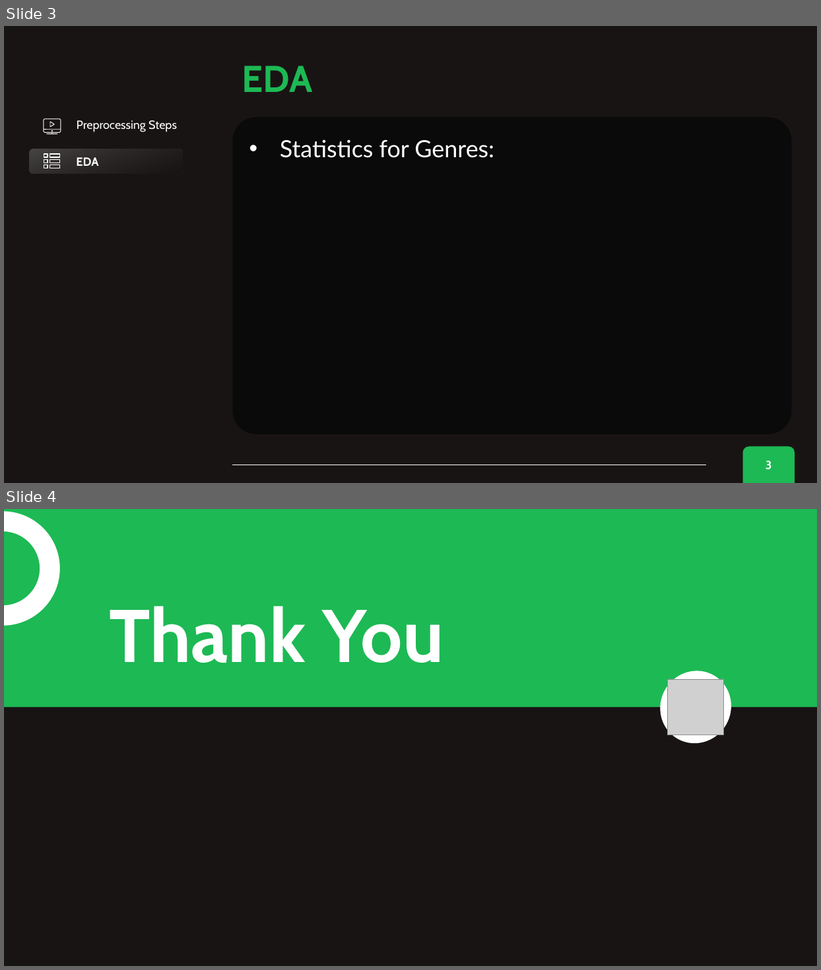
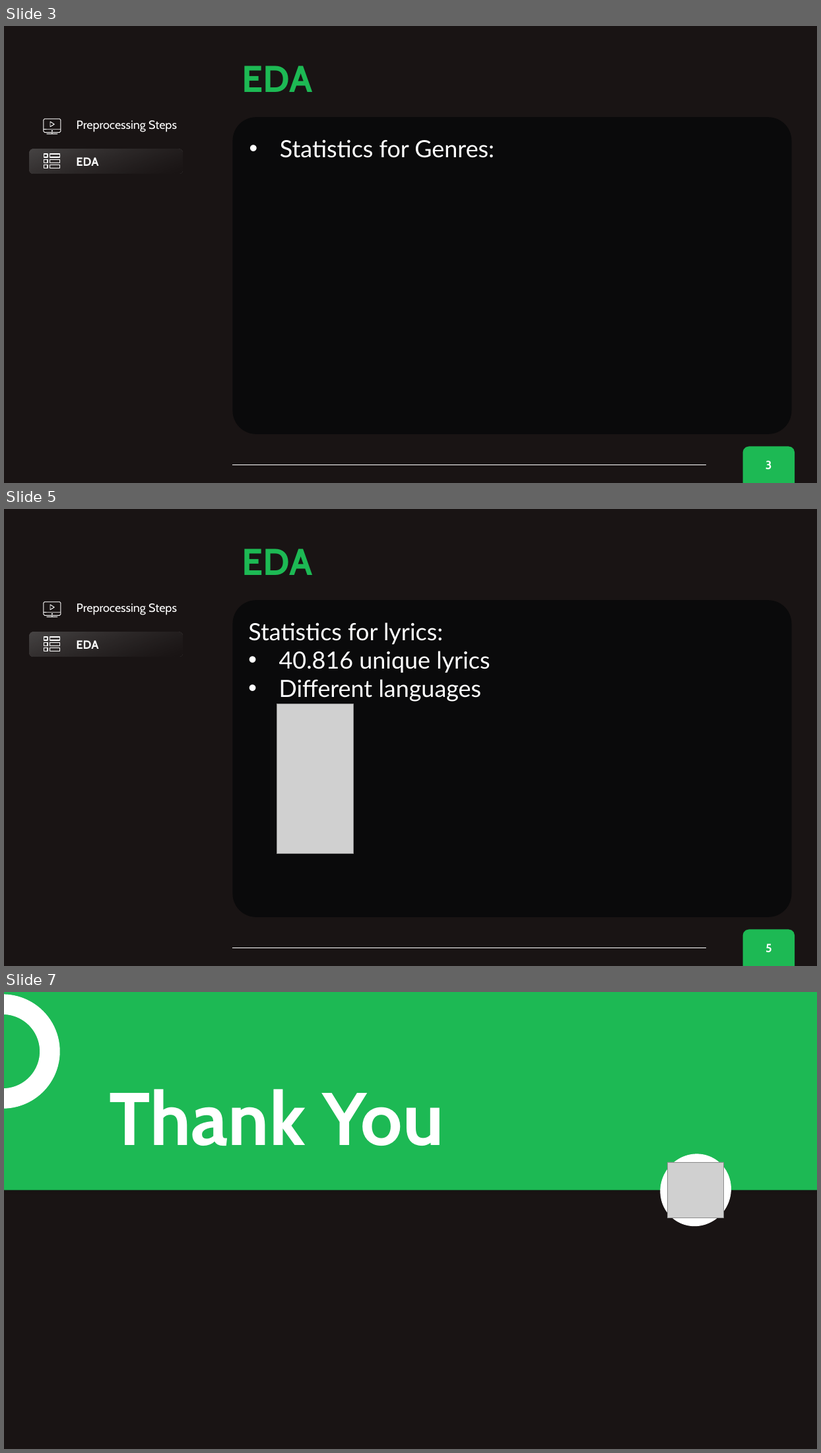
Before and after one commit to merve017/spotify_nlp, a slide deck: Presentations/Spotify NLP status 20231005.pptx. Shown one above the other, each under a label of ours: slides 3 and 4 before the commit, slides 3, 5 and 7 after it; the slides between them are not shown. The pictures are 821x970 and 821x1453 pixels, drawn with LibreOffice and Linux fonts; fonts in the diff are those of the drawing; grey boxes stand for pictures. Boxes give left, top, right and bottom in pixels: in the first picture for what was removed or moved away, otherwise in the second. Text is boxed around its words. In the diff, an @@ line names an element or a change of style, - is before the commit and + after.

Commit message:
added lyrics eda/preprocessing

```diff
--- a/Presentations/Spotify NLP status 20231005.pptx
+++ b/Presentations/Spotify NLP status 20231005.pptx
@@ slide 5 added at [4,509,817,966], background #191414; not listed: 3 template elements that a slide beside it also shows @@
@@ text added at [242,549,312,575], 44 pt, text #1DB954, bold @@
+EDA
@@ group added at [44,601,61,617]: 3 lines, 2 freeform shapes, 1 ellipse @@
@@ text added at [77,603,177,615], 14 pt, text #FFFFFF @@
+Preprocessing Steps
@@ rounded rectangle added at [233,601,792,918], fill #0A0A0B @@
@@ text added at [248,623,490,702], 28 pt, text #FFFFFF @@
+Statistics for lyrics:
+• 40.816 unique lyrics
+• Different languages
@@ rounded rectangle added at [30,632,183,657], fill gradient #808080 to #191414, 14 pt, text #FFFFFF, bold @@
+EDA
@@ group added at [44,637,60,652]: 6 rectangles @@
@@ picture added at [277,704,354,854] @@
@@ what was slide 4 is now slide 7 @@
```
Also in this commit, not shown: 2 other slides added.
